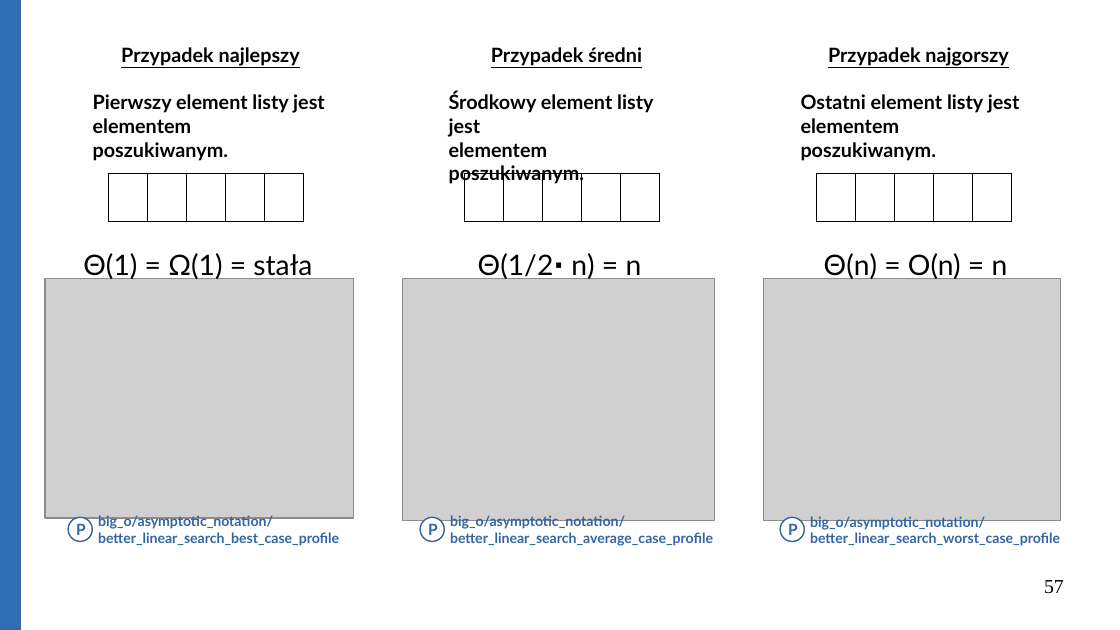
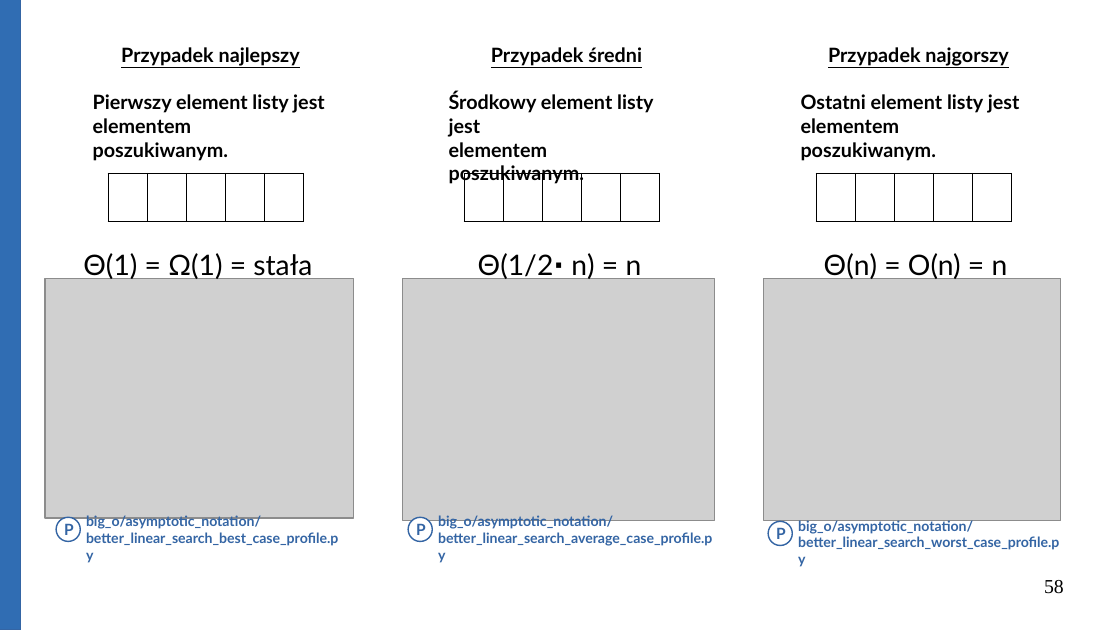
Before and after one commit to Michael-Wisniewski/algorithmic-workshop, a slide deck: slide 58 of gotowa.odp (slide 57 before the commit). Drawn at 1120x630 pixels with LibreOffice and Linux fonts; fonts in the diff are those of the drawing; grey boxes stand for pictures. Boxes give left, top, right and bottom in pixels: in the first picture for what was removed or moved away, otherwise in the second. Text is boxed around its words. In the diff, an @@ line names an element or a change of style, - is before the commit and + after.

```diff
--- a/gotowa.odp
+++ b/gotowa.odp
@@ text at (86,515,338,546): text changed @@
-big_o/asymptotic_notation/better_linear_search_best_case_profile
+big_o/asymptotic_notation/better_linear_search_best_case_profile.py
@@ 2 texts, 2 ellipses: place and size @@
-2 texts, 2 ellipses at (68,517,445,542)
+2 texts, 2 ellipses at (56,517,433,542)
@@ text at (438,515,712,546): text changed @@
-big_o/asymptotic_notation/better_linear_search_average_case_profile
+big_o/asymptotic_notation/better_linear_search_average_case_profile.py
@@ text "P": place and size @@
-text "P" at (788,523,798,535)
+text "P" at (776,527,786,539)
@@ ellipse: place and size @@
-ellipse at (781,517,805,542)
+ellipse at (768,521,793,546)
@@ text at (798,520,1059,550): text changed @@
-big_o/asymptotic_notation/better_linear_search_worst_case_profile
+big_o/asymptotic_notation/better_linear_search_worst_case_profile.py
@@ page number at (1044,580,1064,594): text changed @@
-57
+58
```
Also in this commit, not shown: 16 other slides changed, 11 slides added, 2 slides removed, 8 other files.
